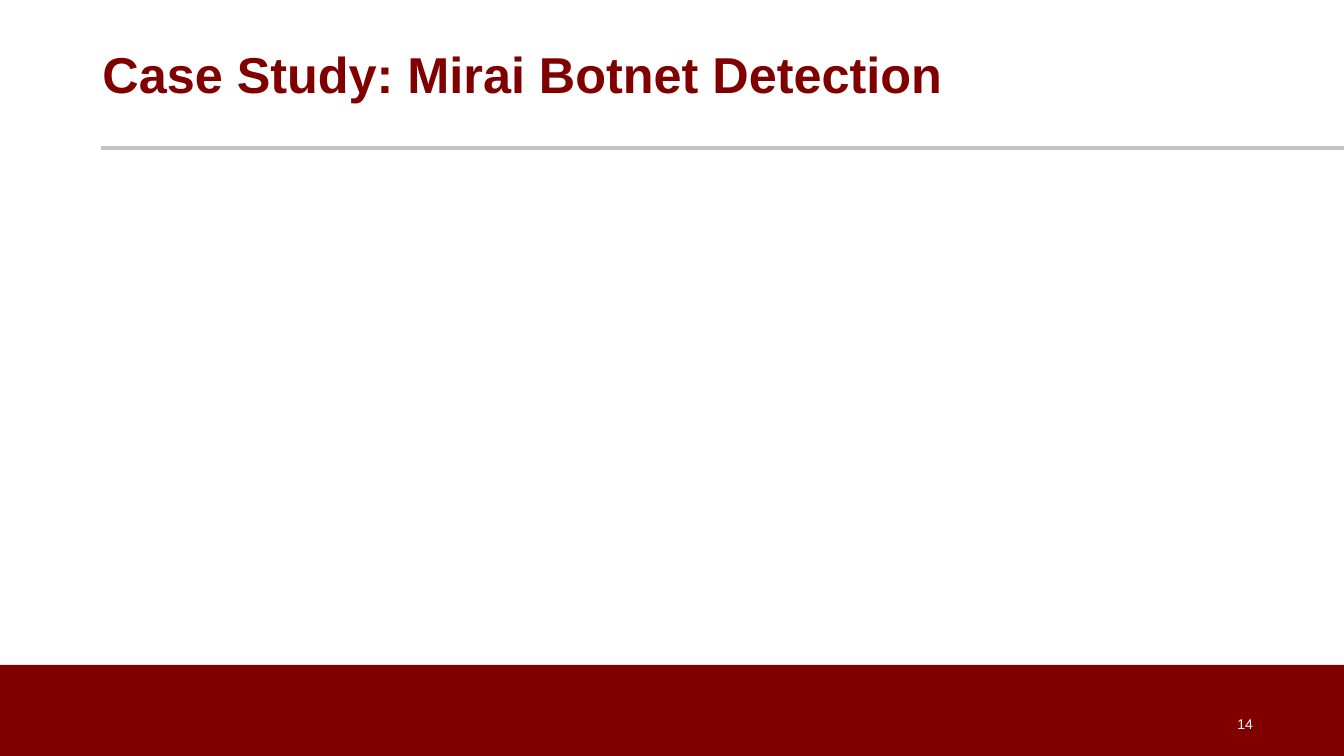
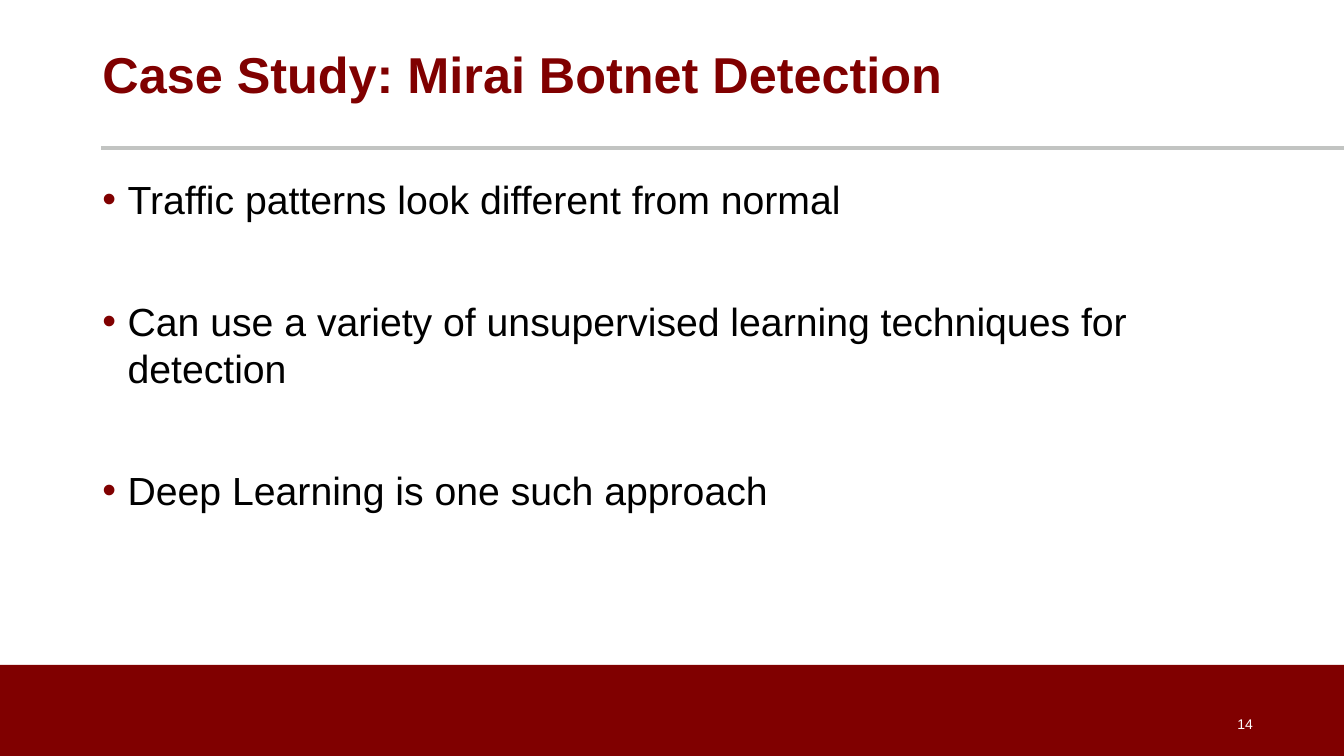
Before and after one commit to noise-lab/ML-Cybersecurity, a slide deck: slide 14 of module-3/ppt/3.3-Deep Learning.pptx. Drawn at 1344x756 pixels with LibreOffice and Linux fonts; fonts in the diff are those of the drawing; background and template pictures are left out. Boxes give left, top, right and bottom in pixels: in the first picture for what was removed or moved away, otherwise in the second. Text is boxed around its words. In the diff, an @@ line names an element or a change of style, - is before the commit and + after.

```diff
--- a/module-3/ppt/3.3-Deep Learning.pptx
+++ b/module-3/ppt/3.3-Deep Learning.pptx
@@ text added at (128, 185, 1127, 513), 28 pt, text #000000 @@
+• Traffic patterns look different from normal
+• Can use a variety of unsupervised learning techniques for detection
+• Deep Learning is one such approach
```
Also in this commit, not shown: 8 other files.
